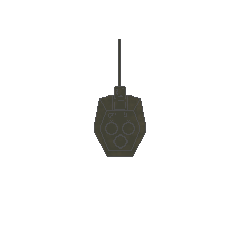
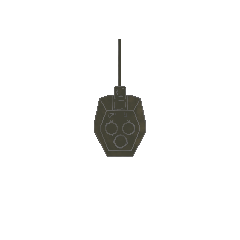
Two versions of the same layered image (240 × 240). Layer-by-layer changes:
painted on "turret-76-model-1943" over [94, 39, 146, 157]
